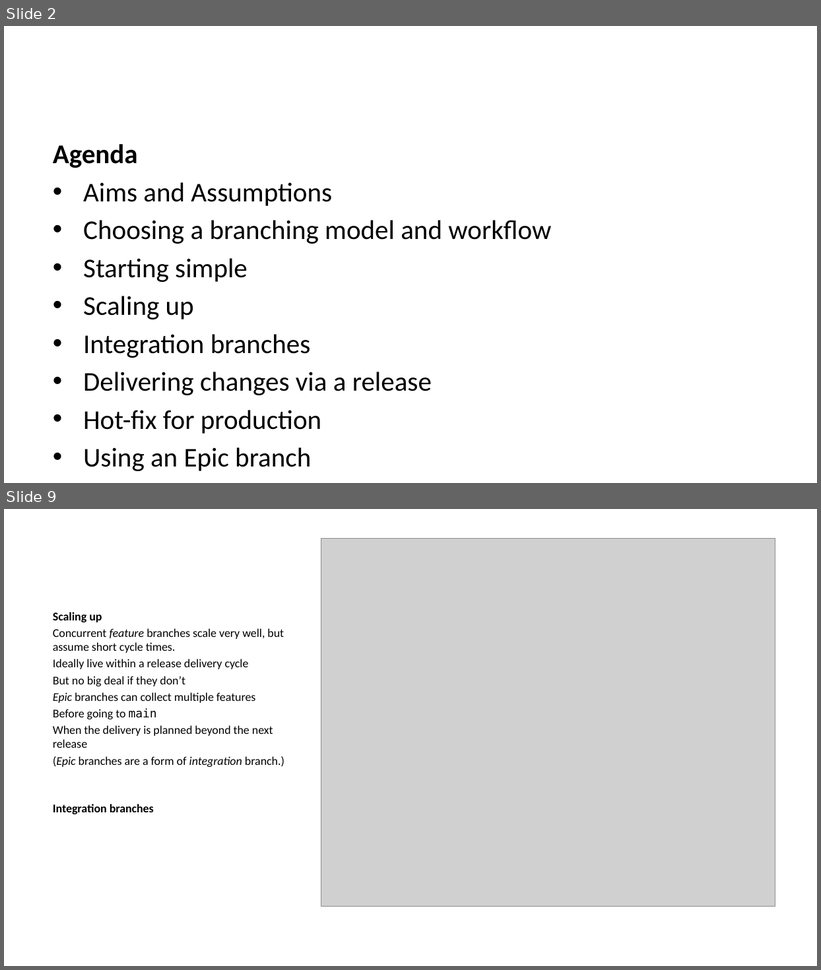
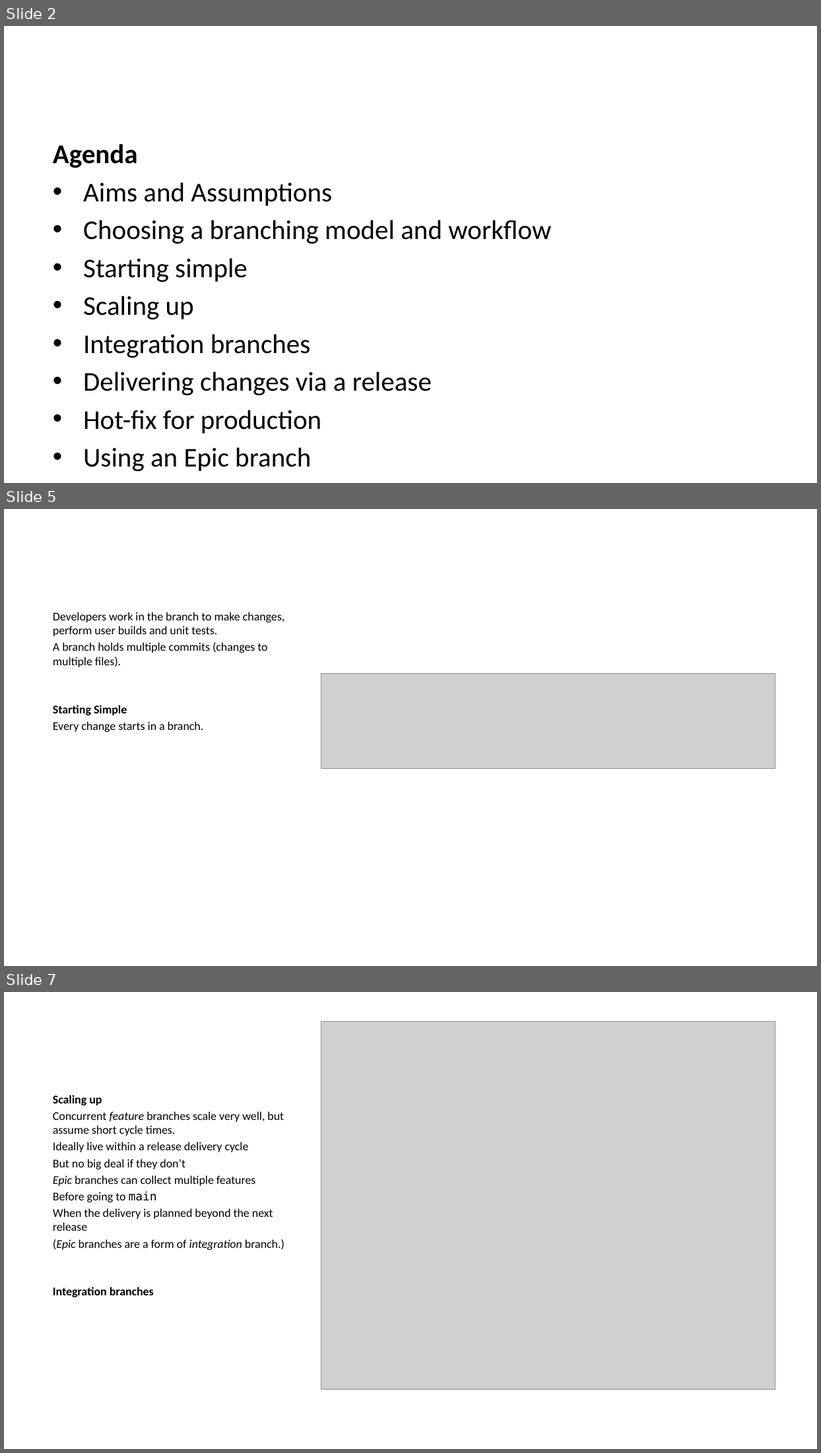
Before and after one commit to ijmitch/ukgse-2024-devops-git, a slide deck: docs/p1.pptx. Shown one above the other, each under a label of ours: slides 2 and 9 before the commit, slides 2, 5 and 7 after it; the slides between them are not shown. The pictures are 821x970 and 821x1453 pixels, drawn with LibreOffice and Linux fonts; fonts in the diff are those of the drawing; grey boxes stand for pictures. Boxes give left, top, right and bottom in pixels: in the first picture for what was removed or moved away, otherwise in the second. Text is boxed around its words. In the diff, an @@ line names an element or a change of style, - is before the commit and + after.

```diff
--- a/docs/p1.pptx
+++ b/docs/p1.pptx
@@ slide 5 added at (4,509,817,966), background #FFFFFF @@
@@ text added at (53,612,284,732), 10.5 pt, text #000000 @@
+Developers work in the branch to make changes, perform user builds and unit tests.
+A branch holds multiple commits (changes to multiple files).
+Starting Simple
+Every change starts in a branch.
@@ picture added at (321,674,775,769) @@
@@ what was slide 9 is now slide 7 @@
```
Also in this commit, not shown: 3 slides changed, 3 slides removed, 5 other files.
